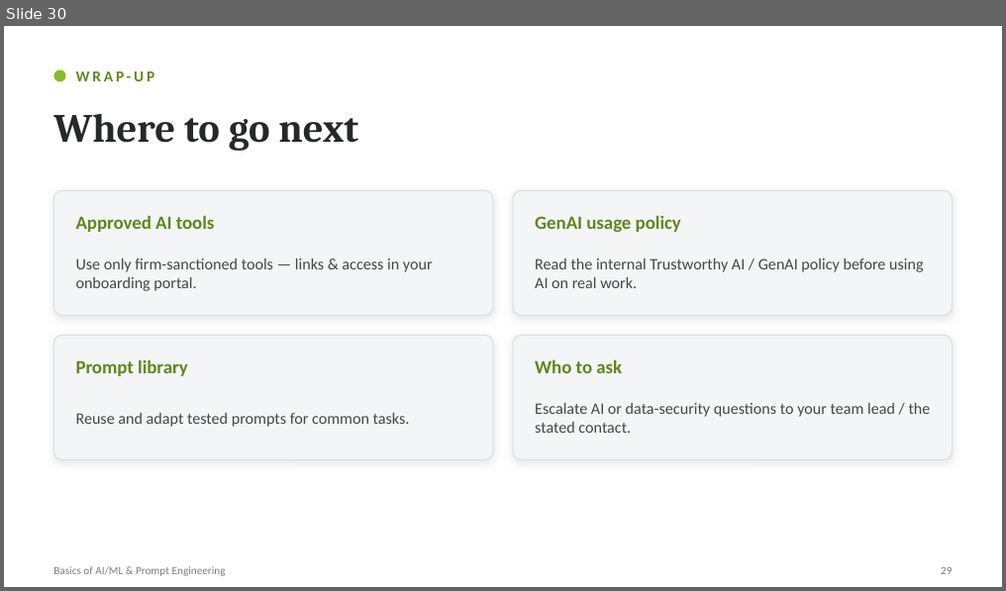
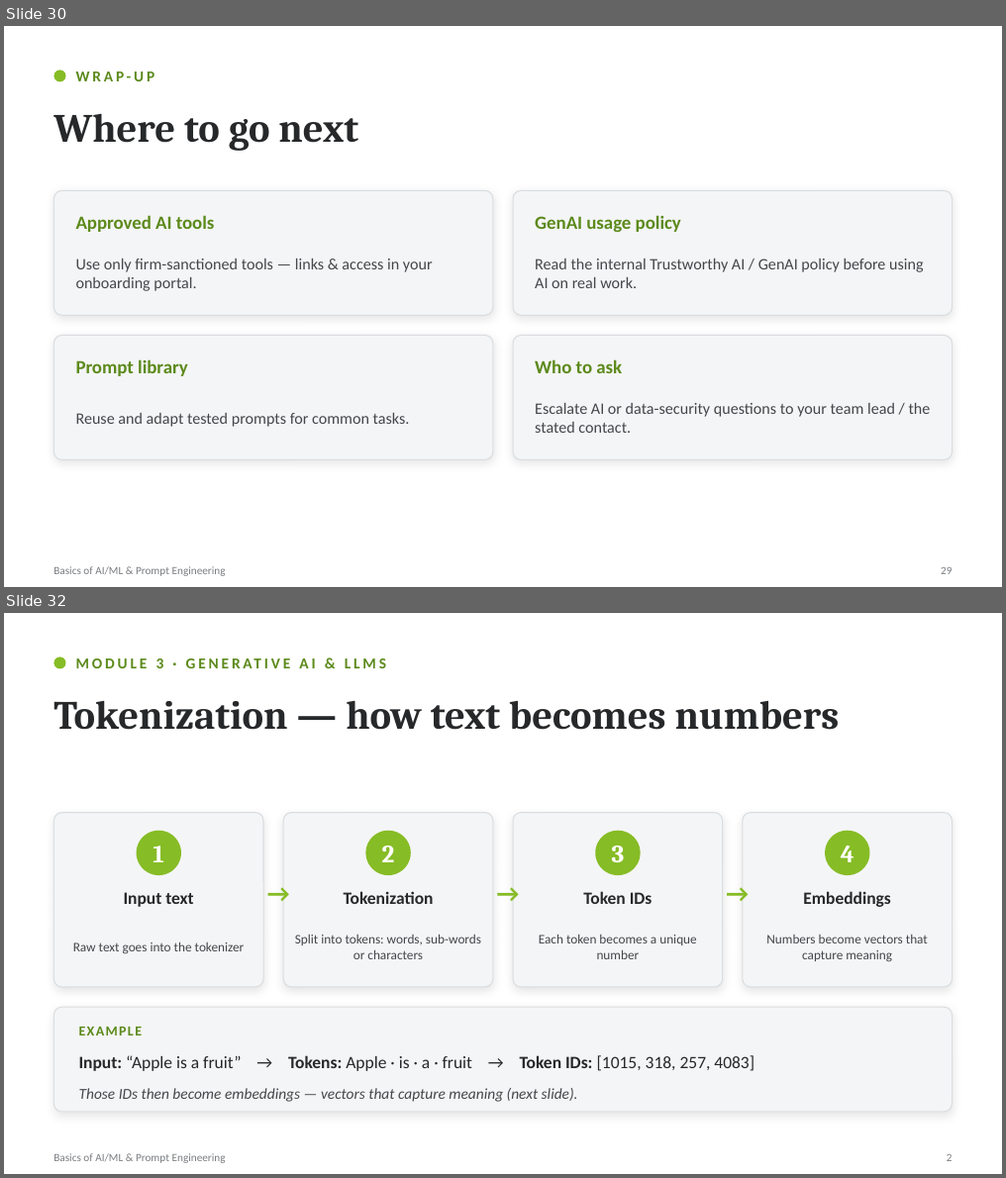
Before and after one commit to prashantmane92/tensorflow-1-public, a slide deck: AI_ML_Prompt_Engineering_updated.pptx. Shown one above the other, each under a label of ours: slide 30 before the commit, slides 30 and 32 after it; the slides between them are not shown. The pictures are 1006x591 and 1006x1178 pixels, drawn with LibreOffice and Linux fonts; fonts in the diff are those of the drawing. Boxes give left, top, right and bottom in pixels: in the first picture for what was removed or moved away, otherwise in the second. Text is boxed around its words. In the diff, an @@ line names an element or a change of style, - is before the commit and + after.

```diff
--- a/AI_ML_Prompt_Engineering_updated.pptx
+++ b/AI_ML_Prompt_Engineering_updated.pptx
@@ slide 32 added at (4, 613, 1002, 1174), background #FFFFFF @@
@@ ellipse added at (54, 657, 65, 668), fill #86BC25 @@
@@ text added at (156, 659, 164, 668), 11 pt, text #5C8A1B, bold @@
+MODULE 3 · GENERATIVE AI & LLMS
@@ text added at (54, 700, 840, 730), 29 pt, text #26282A, bold @@
+Tokenization — how text becomes numbers
@@ rounded rectangle added at (54, 813, 263, 987), fill #F4F5F6, outline #DADDE0 0.75 pt @@
@@ rounded rectangle added at (283, 813, 493, 987), fill #F4F5F6, outline #DADDE0 0.75 pt @@
@@ rounded rectangle added at (513, 813, 723, 987), fill #F4F5F6, outline #DADDE0 0.75 pt @@
@@ rounded rectangle added at (743, 813, 952, 987), fill #F4F5F6, outline #DADDE0 0.75 pt @@
@@ ellipse added at (136, 831, 180, 875), fill #86BC25 @@
@@ text added at (152, 846, 164, 862), 18 pt, text #FFFFFF, bold @@
+1
@@ ellipse added at (365, 831, 410, 875), fill #86BC25 @@
@@ text added at (382, 846, 395, 862), 18 pt, text #FFFFFF, bold @@
+2
@@ ellipse added at (595, 831, 640, 875), fill #86BC25 @@
@@ text added at (612, 846, 625, 862), 18 pt, text #FFFFFF, bold @@
+3
@@ ellipse added at (825, 831, 869, 875), fill #86BC25 @@
@@ text added at (841, 846, 854, 862), 18 pt, text #FFFFFF, bold @@
+4
@@ text added at (263, 872, 293, 912), 18 pt, text #86BC25, bold @@
+→
@@ text added at (493, 872, 523, 912), 18 pt, text #86BC25, bold @@
+→
@@ text added at (723, 872, 752, 912), 18 pt, text #86BC25, bold @@
+→
@@ text added at (124, 892, 193, 907), 12.5 pt, text #26282A, bold @@
+Input text
@@ text added at (344, 891, 434, 904), 12.5 pt, text #26282A, bold @@
+Tokenization
@@ text added at (583, 891, 652, 904), 12.5 pt, text #26282A, bold @@
+Token IDs
@@ text added at (803, 891, 891, 907), 12.5 pt, text #26282A, bold @@
+Embeddings
@@ text added at (295, 934, 481, 959), 9.5 pt, text #44474A @@
+Split into tokens: words, sub-words or characters
@@ text added at (539, 934, 697, 959), 9.5 pt, text #44474A @@
+Each token becomes a unique number
@@ text added at (766, 935, 928, 962), 9.5 pt, text #44474A @@
+Numbers become vectors that capture meaning
@@ text added at (73, 942, 245, 955), 9.5 pt, text #44474A @@
+Raw text goes into the tokenizer
@@ rounded rectangle added at (54, 1007, 952, 1112), fill #F4F5F6, outline #DADDE0 0.75 pt @@
@@ text added at (79, 1027, 143, 1036), 10 pt, text #5C8A1B, bold @@
+EXAMPLE
@@ text added at (79, 1056, 754, 1071), 12.5 pt, text #26282A @@
+Input: “Apple is a fruit” → Tokens: Apple · is · a · fruit → Token IDs: [1015, 318, 257, 4083]
@@ text added at (79, 1088, 578, 1102), 11 pt, text #44474A, italic @@
+Those IDs then become embeddings — vectors that capture meaning (next slide).
@@ text added at (54, 1154, 226, 1163), 8 pt, text #7A7D81 @@
+Basics of AI/ML & Prompt Engineering
@@ text added at (946, 1155, 952, 1161), 8 pt, text #7A7D81 @@
+2
```
Also in this commit, not shown: 4 other slides added.
